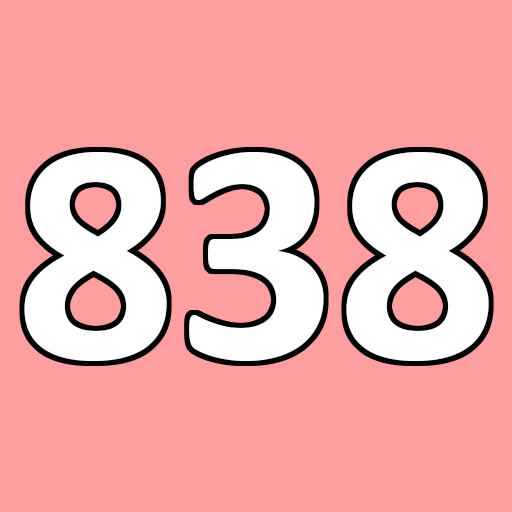
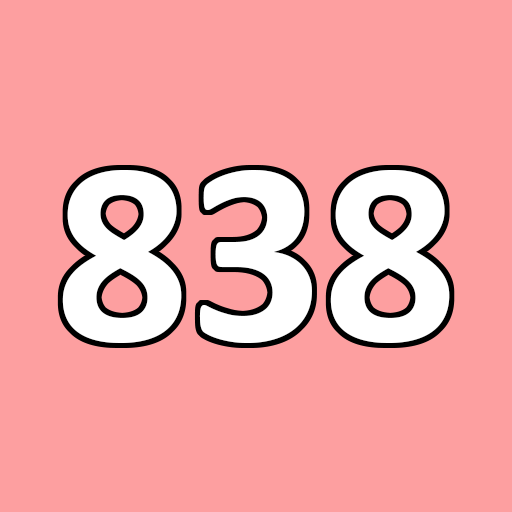
Layers edited between the first and the second 512px x 512px image:
painted on "838" over [24, 152, 489, 361]
painted on "Background" over [19, 147, 494, 366]
